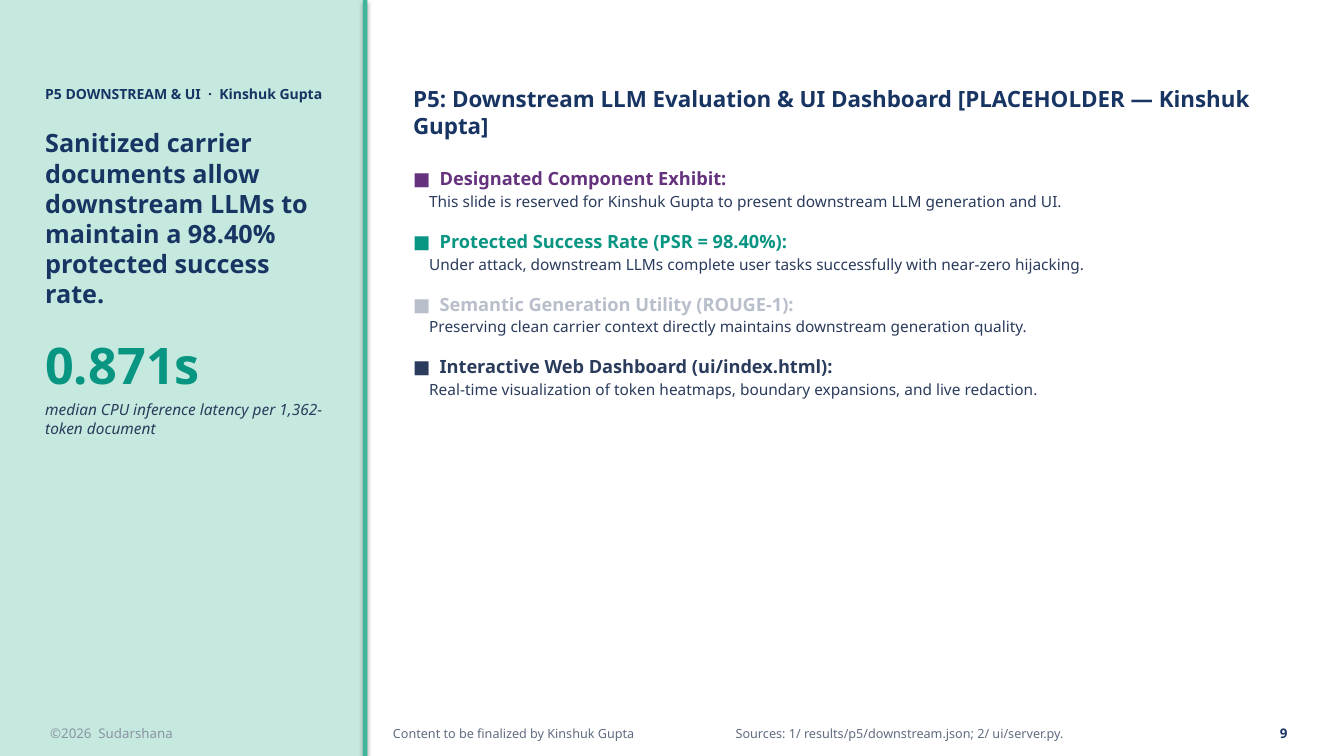
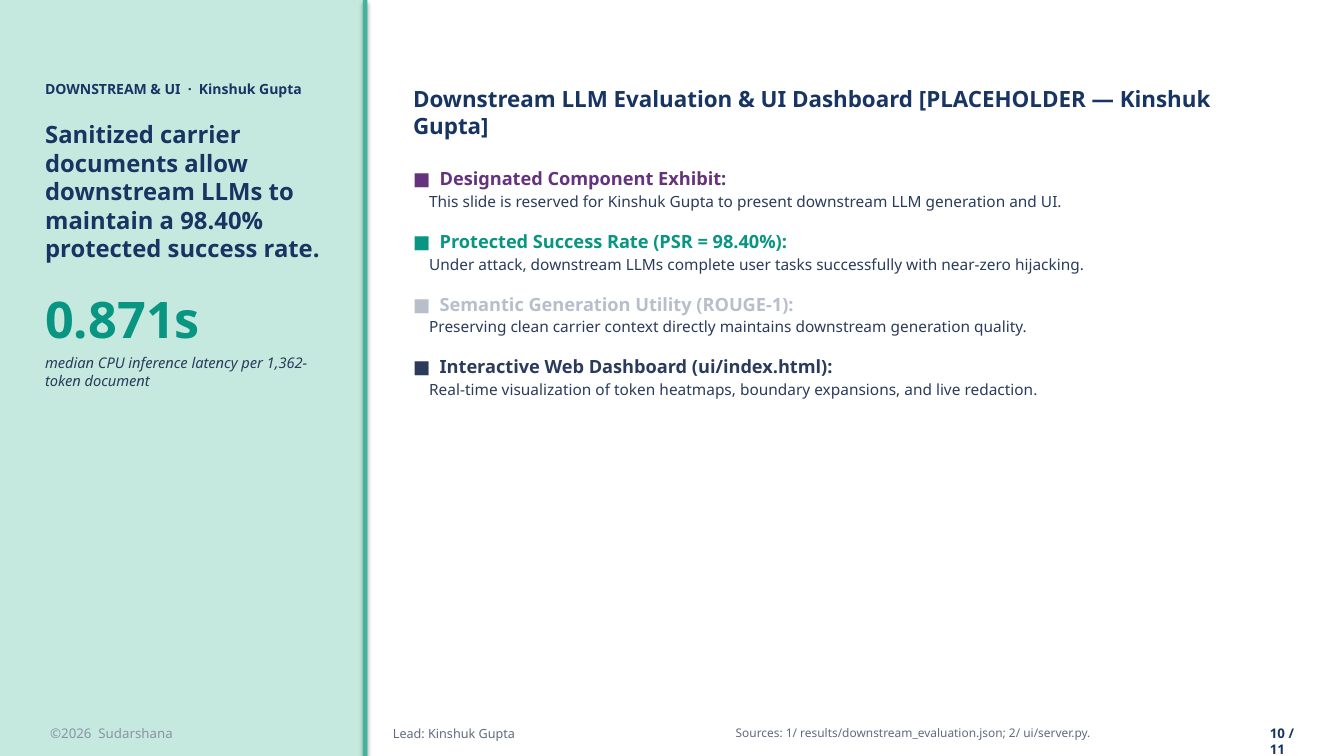
Before and after one commit to HarK-github/Sudarshana, a slide deck: slide 10 of reports/Sudarshana_a16z_Presentation.pptx (slide 9 before the commit). Drawn at 1344x756 pixels with LibreOffice and Linux fonts; fonts in the diff are those of the drawing. Boxes give left, top, right and bottom in pixels: in the first picture for what was removed or moved away, otherwise in the second. Text is boxed around its words. In the diff, an @@ line names an element or a change of style, - is before the commit and + after.

Commit message:
feat(slides): clean chart-only exhibit layouts across Harshit's slides with zero lingering text

```diff
--- a/reports/Sudarshana_a16z_Presentation.pptx
+++ b/reports/Sudarshana_a16z_Presentation.pptx
@@ text at (45, 83, 302, 98): text changed @@
-P5 DOWNSTREAM & UI · Kinshuk Gupta
+DOWNSTREAM & UI · Kinshuk Gupta
@@ text at (413, 90, 1211, 140): text changed @@
-P5: Downstream LLM Evaluation & UI Dashboard [PLACEHOLDER — Kinshuk Gupta]
+Downstream LLM Evaluation & UI Dashboard [PLACEHOLDER — Kinshuk Gupta]
@@ text at (45, 125, 320, 386): size 18 to 17 pt in "Sanitized carrier documents allow downstream LLMs to ..."; size 11 to 10.5 pt in "median CPU inference latency per 1,362-token document" @@
@@ text at (393, 728, 515, 741): text changed @@
-Content to be finalized by Kinshuk Gupta
+Lead: Kinshuk Gupta
@@ text at (736, 728, 1090, 740): text changed; size 9 to 8.5 pt @@
-Sources: 1/ results/p5/downstream.json; 2/ ui/server.py.
+Sources: 1/ results/downstream_evaluation.json; 2/ ui/server.py.
@@ text at (1270, 728, 1285, 754): text changed @@
-9
+10 / 11
```
Also in this commit, not shown: 9 other slides changed, 1 slide added, 10 other files.
